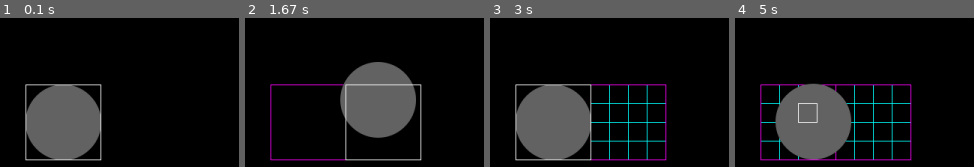
Above: before the commit, frames 1-4 (left to right).
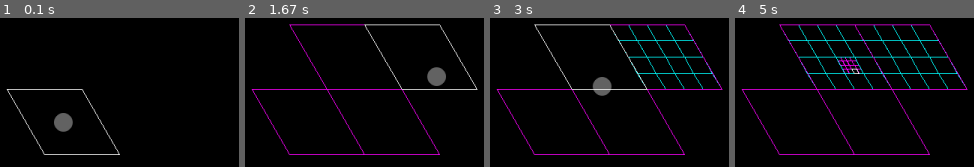
Above: after the commit, the same moments.

Repository: MathewKJ2048/pygame-jam-spring-2025
Game: pygame game, started from src/main.py
The game is run twice, just before and just after one commit, with the same random seed, the same clock (stepped at 60 frames per second) and the same inputs.
Inputs:
- Up to frame 1 (0.1 s): no input
- Up to frame 2 (1.67 s): hold Right 0.33-0.8 s; hold Up 0.83-1.13 s; hold Right 1.17-1.63 s
- Up to frame 3 (3 s): hold Left 1.67-2.2 s; tap S at 1.82 s; hold Down 2.23-2.53 s; hold Left 2.57-2.97 s
- Up to frame 4 (5 s): hold Up 3-3.37 s; tap S at 3.15, 4.62 s; hold Right 3.4-4.03 s; hold Down 4.07-4.43 s; hold Left 4.47-4.93 s; hold Right from 4.97 s (still down)

The runs differ from the first frame. In frame 1, 14% of the frame differs, in the area x 2-51%, y 44-96%; in frame 2, 19%; in frame 3, 23%; in frame 4, 24%, in the area x 2-98%, y 4-96%.

Commit message:
isometric rendering

Diff:
--- a/src/builder.py
+++ b/src/builder.py
@@ -5,6 +5,5 @@
 	def __init__(self):
 		super().__init__()
 		self.v = Vector2(0,0)
-		self.scale = 1
 	def evolve(self,dt):
-		self.r+=self.v*dt
+		self.r+=self.v*self.size()*dt
--- a/src/colors.py
+++ b/src/colors.py
@@ -1,3 +1,22 @@
+def darken(c,f):
+    """
+    c = (r,g,b), f in [0,1], f is the factor by which each element of c is multiplied
+    """
+    r,g,b = c
+    return (r*f,g*f,b*f)
+
+def mix(c1, c2, f1):
+    """
+    returns c = f1*c1+(1-f1)*c2
+    """
+    r1, g1, b1 = c1
+    r2, g2, b2 = c2
+    def mix(v1,v2):
+        return v1*f1 + v2*(1-f1)
+    return (mix(r1,r2),mix(g1,g2),mix(b1,b2))
+
+
+
 BACKGROUND = (0,0,0)
 
 WHITE = (255,255,255)
--- a/src/conf.py
+++ b/src/conf.py
@@ -1,6 +1,7 @@
 import time
 import pygame
 from pygame import Vector2
+from pygame import Vector3
 import math
 import random
 import os
@@ -32,3 +33,8 @@
 
 I = Vector2(1,0)
 J = Vector2(0,1)
+
+VELOCITY = 8
+
+def unit_vector(theta):
+	return math.cos(theta)*I + math.sin(theta)*J
--- a/src/game.py
+++ b/src/game.py
@@ -10,12 +10,13 @@
 		self.objects = []
 		self.running = True
 		self.camera = Vector2(0,0)
+		self.camera_angle = math.pi/6 * 0
 		self.scale = 1
 		self.builder = Builder()
 
 	def evolve(self,dt):
 		self.builder.evolve(dt)
-		self.builder.parent = self.get_current_space()
+		self.builder.set_parent(self.get_current_space())
 		self.init_space_at_builder()
 		pass
 	def exit(self):
--- a/src/main.py
+++ b/src/main.py
@@ -26,13 +26,13 @@
 		pressed_keys = pygame.key.get_pressed()
 		game.builder.v = Vector2(0,0)
 		if pressed_keys[pygame.K_LEFT]:
-			game.builder.v+=Vector2(-1,0)
+			game.builder.v+=-I*VELOCITY
 		if pressed_keys[pygame.K_RIGHT]:
-			game.builder.v+=Vector2(1,0)
+			game.builder.v+=I*VELOCITY
 		if pressed_keys[pygame.K_UP]:
-			game.builder.v+=Vector2(0,1)
+			game.builder.v+=J*VELOCITY
 		if pressed_keys[pygame.K_DOWN]:
-			game.builder.v+=Vector2(0,-1)
+			game.builder.v+=-J*VELOCITY
 		log("r",str(game.builder.r))
 		log("number of children",len(game.spaces))
 
--- a/src/object.py
+++ b/src/object.py
@@ -3,11 +3,13 @@
 class GameObject:
 	def __init__(self,parent=None):
 		self.r = Vector2(0,0)
+		self.set_parent(parent)
+	def size(self):
+		return SUBDIVISION**(-self.level)
+	def set_parent(self,parent):
 		if parent:
 			self.parent = parent
 			self.level = parent.level+1
 		else:
 			self.parent = None
 			self.level = 0
-	def size(self):
-		return SUBDIVISION**(-self.level)
--- a/src/render.py
+++ b/src/render.py
@@ -5,10 +5,20 @@
 	y = r.y
 	return (WIDTH/2+game.scale*x*CAMERA_CONSTANT_SCALE,HEIGHT/2-game.scale*y*CAMERA_CONSTANT_SCALE)
 
+def project3(r,game):
+	theta = game.camera_angle
+	phi = theta+2*math.pi/3
+	I_transform = unit_vector(theta)
+	J_transform = unit_vector(phi)
+	K_transform = unit_vector(math.pi/2)
+	v = r.x*I_transform + r.y*J_transform + r.z*K_transform
+	return project(v,game)
+
+
 def render_space(surface,s,game,color_override = None):
-	r = s.r
-	neighbours = [Vector2(1/2,1/2),Vector2(1/2,-1/2),Vector2(-1/2,-1/2),Vector2(-1/2,1/2)]
-	screen_points = [project(r+n*s.size(),game) for n in neighbours]
+	r = Vector3(s.r.x,s.r.y,0)
+	neighbours = [Vector3(1/2,1/2,0),Vector3(1/2,-1/2,0),Vector3(-1/2,-1/2,0),Vector3(-1/2,1/2,0)]
+	screen_points = [project3(r+n*s.size(),game) for n in neighbours]
 	color = MAGENTA
 	if s.level % 2 == 1:
 		color = CYAN
@@ -17,9 +27,9 @@
 	pygame.draw.polygon(surface,color,screen_points,width=1)
 
 def render_object(surface,o,game):
-	r = o.r
-	size = CAMERA_CONSTANT_SCALE/2 * game.scale * o.scale
-	pygame.draw.aacircle(surface,(100,100,100),project(r,game),size)
+	r = Vector3(o.r.x,o.r.y,0)
+	size = CAMERA_CONSTANT_SCALE/2 * game.scale * o.size()
+	pygame.draw.aacircle(surface,(100,100,100),project3(r,game),size)
 
 def render_builder(surface,b,game):
 	render_object(surface, game.builder, game)
